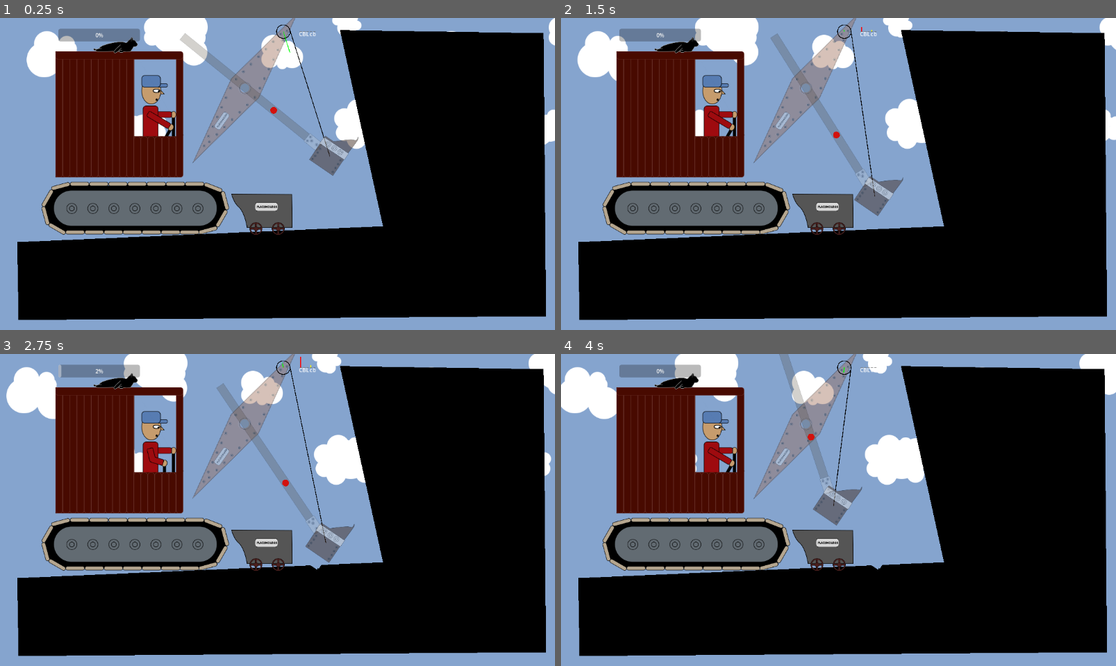
Above: before the commit, frames 1-4 (two rows, left to right).
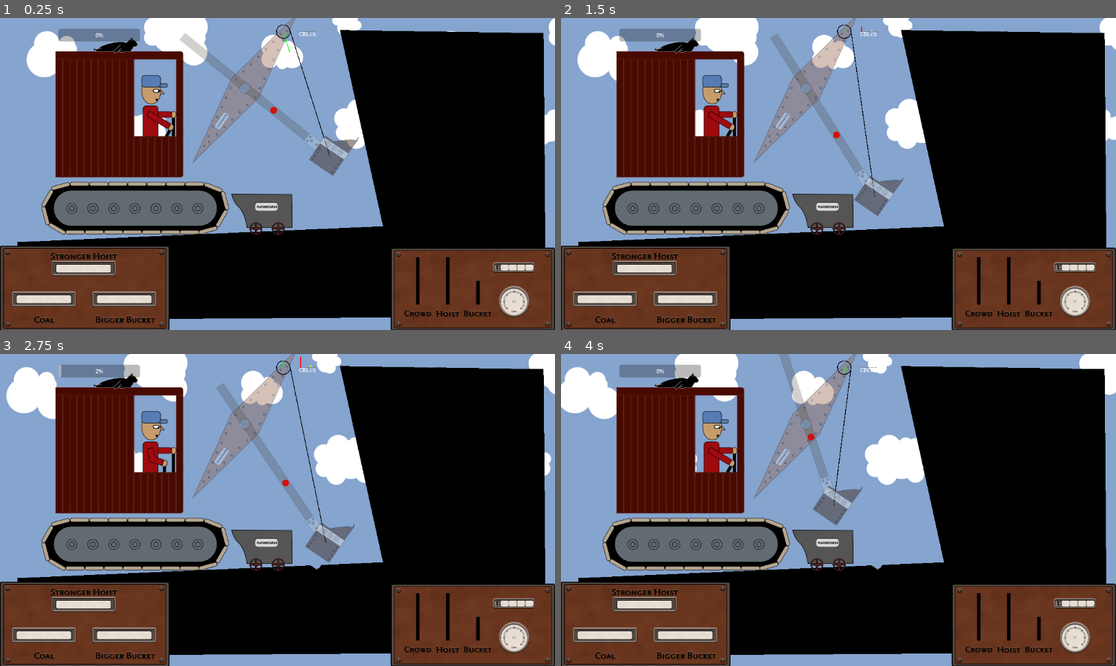
Above: after the commit, the same moments.

Repository: Lobbsterwaffles/Steam-Shov
Game: Godot game, scene res://jonly.tscn
Two runs of this game, one before a commit and one after it. Both use one fixed random seed, a clock stepped at 60 frames per second and the inputs below.
Inputs:
- Up to frame 1 (0.25 s): no input
- Up to frame 2 (1.5 s): hold Q (hoist_up) 0.53-1.28 s; hold A (crowd_in) 0.53-1.28 s; tap Space at 0.77 s; tap S (crowd_out) at 1.35 s
- Up to frame 3 (2.75 s): tap Space at 1.52 s; hold Q (hoist_up) from 2.03 s (still down); hold C from 2.03 s (still down)
- Up to frame 4 (4 s): release C at 2.78 s; tap T at 2.85 s; tap Space at 3.02, 3.77 s; release Q (hoist_up) at 3.53 s; hold B from 3.53 s (still down)

The runs differ from the first frame. In frame 1, 15% of the frame differs, in the area x 0-100%, y 72-100%; in frame 2, 15%; in frame 3, 15%; in frame 4, 15%.

Commit message:
UI, Menu, Store(?)

Diff:
--- a/jonly.tscn
+++ b/jonly.tscn
@@ -19,6 +19,8 @@
 [ext_resource type="Script" uid="uid://s5k4kh6anw86" path="res://door.gd" id="13_cohnp"]
 [ext_resource type="Script" uid="uid://hsvi8bao0mcw" path="res://eyes.gd" id="15_t3quf"]
 [ext_resource type="Texture2D" uid="uid://de0o37vvkshp7" path="res://graphics/minecart.png" id="18_oeujs"]
+[ext_resource type="Texture2D" uid="uid://cwn2pk1felgyx" path="res://graphics/shovedisplay.png" id="20_n0lup"]
+[ext_resource type="Texture2D" uid="uid://b40lov7wgfke1" path="res://graphics/store.png" id="21_qye30"]
 
 [sub_resource type="ShaderMaterial" id="ShaderMaterial_7msxs"]
 shader = ExtResource("1_ma3ou")
@@ -307,3 +309,21 @@
 [node name="eyes" type="Node2D" parent="." unique_id=1213992888]
 position = Vector2(-29, 216)
 script = ExtResource("15_t3quf")
+
+[node name="HUD" type="TextureRect" parent="." unique_id=1739948707]
+offset_left = 665.99994
+offset_top = 682.0
+offset_right = 1082.0
+offset_bottom = 1182.0
+scale = Vector2(1.17, 1.17)
+texture = ExtResource("20_n0lup")
+
+[node name="TextureRect" type="TextureRect" parent="HUD" unique_id=982162618]
+layout_mode = 0
+offset_left = -990.59827
+offset_top = -305.12817
+offset_right = -56.598267
+offset_bottom = 815.8718
+scale = Vector2(0.46, 0.46)
+texture = ExtResource("21_qye30")
+expand_mode = 1
Binary file added: graphics/shoveMenu.png
Not shown, added: graphics/shoveMenu.png.import
Binary file added: graphics/shovedisplay.png
Not shown, added: graphics/shovedisplay.png.import
Binary file added: graphics/store.png
Not shown, added: graphics/store.png.import
